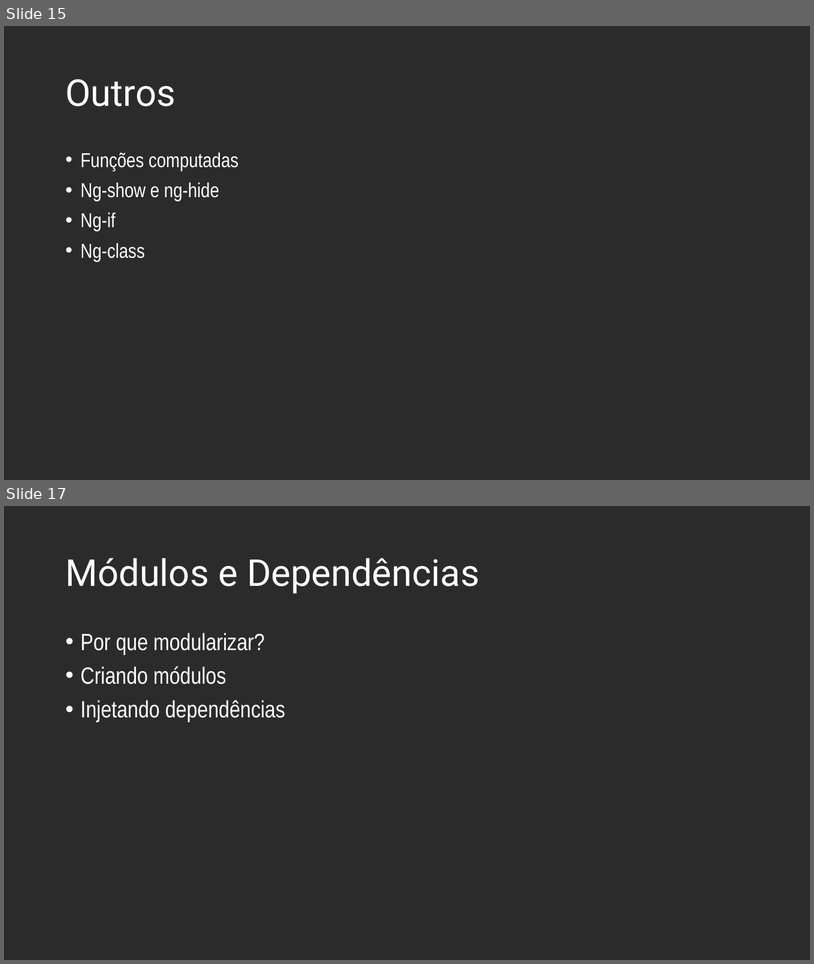
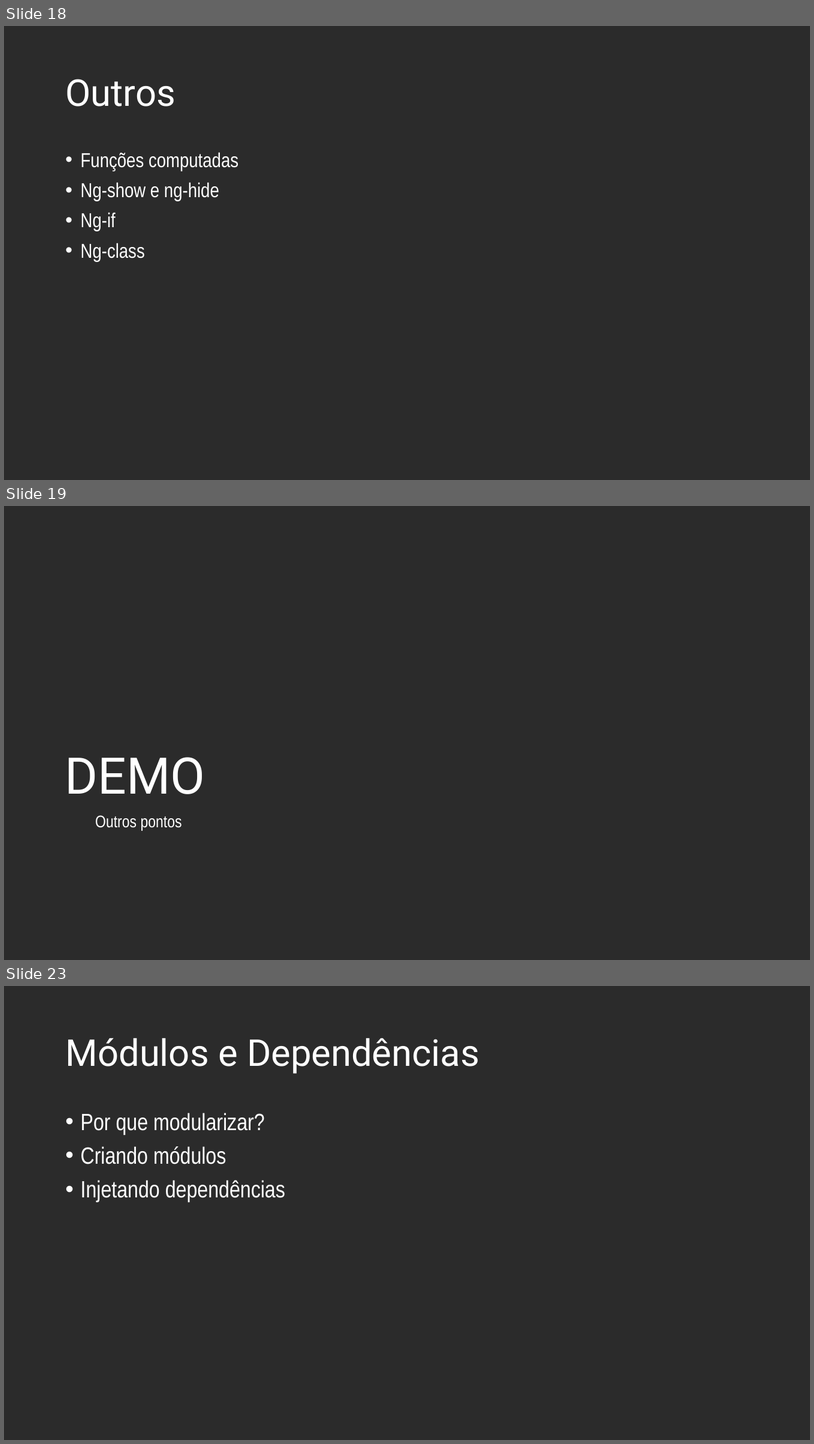
Before and after one commit to andrebaltieri/5485, a slide deck: ppts/Modulo 4/5485 - M04A01.pptx. Shown one above the other, each under a label of ours: slides 15 and 17 before the commit, slides 18, 19 and 23 after it; the slides between them are not shown. The pictures are 814x964 and 814x1444 pixels, drawn with LibreOffice and Linux fonts; fonts in the diff are those of the drawing; background and template pictures are left out; a plain dark background stands for a picture behind light text. Boxes give left, top, right and bottom in pixels: in the first picture for what was removed or moved away, otherwise in the second. Text is boxed around its words. In the diff, an @@ line names an element or a change of style, - is before the commit and + after.

```diff
--- a/ppts/Modulo 4/5485 - M04A01.pptx
+++ b/ppts/Modulo 4/5485 - M04A01.pptx
@@ slide 19 added at <box>4,506,810,960</box>, background picture (left out) @@
@@ title added at <box>65,757,206,794</box>, 60 pt, text #FFFFFF @@
+DEMO
@@ text added at <box>95,815,182,830</box>, 20 pt, text #FFFFFF @@
+  Outros pontos
@@ what was slide 15 is now slide 18 @@
@@ what was slide 17 is now slide 23 @@
```
Also in this commit, not shown: 2 slides changed, 12 other slides added, 2 slides removed, 6 other files.
